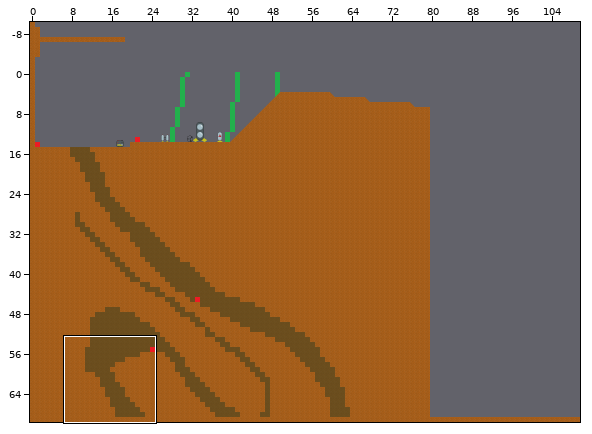
An edit to a level. Tiled map, static/maps/world.tmx. The first picture is a wide view before the edit; the outline marks the close-up.
Close-up. Before the edit:
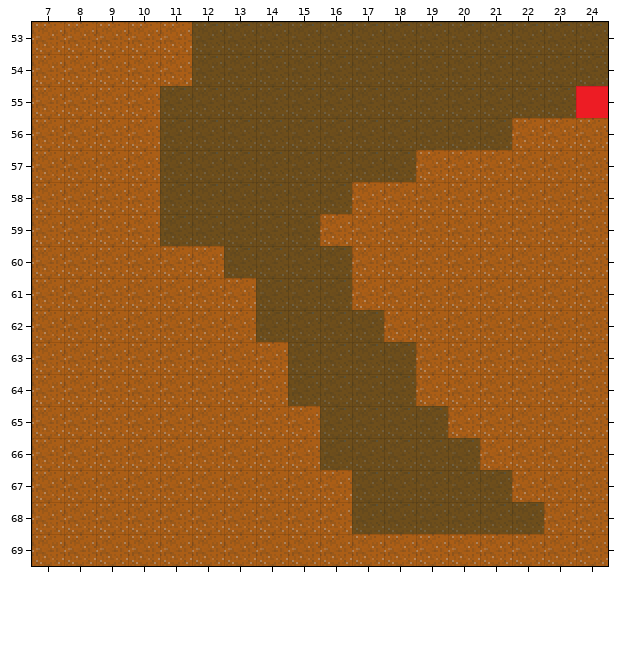
Cells are 16x16 px. Shown: x 7..24, y 53..69. The commit also changed other parts of the map, which this record leaves out. The old version is drawn lined up with the new one.
The result:
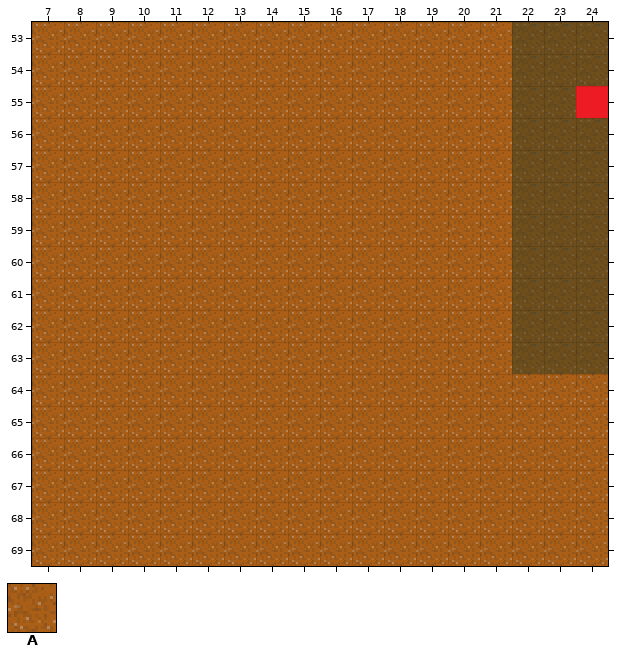
Key: from "tiles": A 3.
_ is an empty cell.
From old to new:
map size 160x80 -> 128x70 cells (old content now starts at 0,-10; both pictures use the new coordinates)
Layer "physical":
y 53..54: x 12..21 __________ -> AAAAAAAAAA
y 55: x 11..21 ___________ -> AAAAAAAAAAA
y 56: x 11..24 ___________AAA -> AAAAAAAAAAA___
y 57: x 11..18 ________ -> AAAAAAAA; x 22..24 AAA -> ___
y 58: x 11..16 ______ -> AAAAAA; x 22..24 AAA -> ___
y 59: x 11..15 _____ -> AAAAA; x 22..24 AAA -> ___
y 60: x 13..16 ____ -> AAAA; x 22..24 AAA -> ___
y 61: x 14..16 ___ -> AAA; x 22..24 AAA -> ___
y 62: x 14..17 ____ -> AAAA; x 22..24 AAA -> ___
y 63: x 15..18 ____ -> AAAA; x 22..24 AAA -> ___
y 64: x 15..18 ____ -> AAAA
y 65: x 16..19 ____ -> AAAA
y 66: x 16..20 _____ -> AAAAA
y 67: x 17..21 _____ -> AAAAA
y 68: x 17..22 ______ -> AAAAAA
Changed places in both close-ups, as pixel boxes (x1, y1, x2, y2):
changed: (160, 22, 608, 534)
